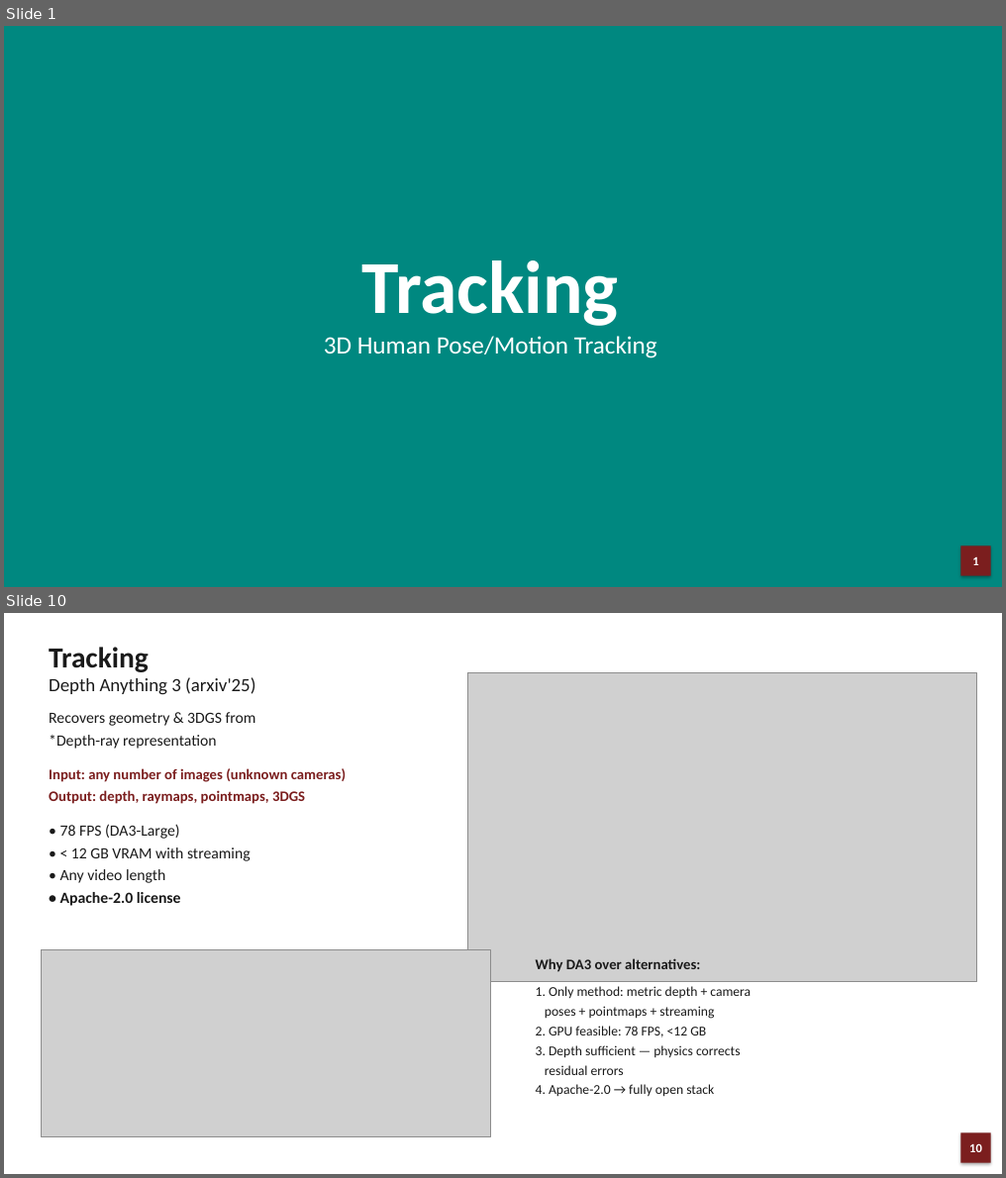
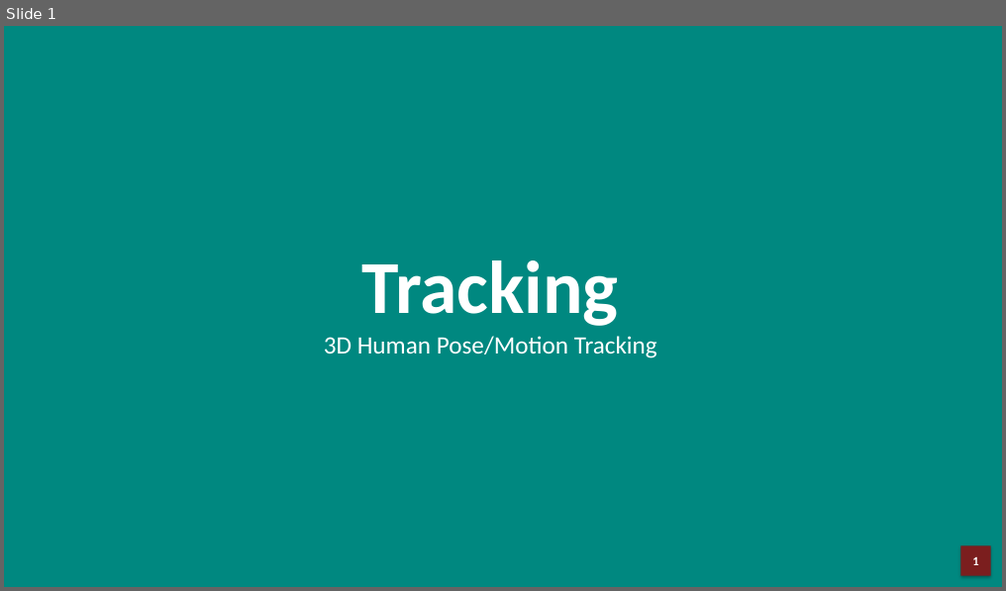
Before and after one commit to JCNTH/Pact3D, a slide deck: Pact3D_Presentation.pptx. Shown one above the other, each under a label of ours: slides 1 and 10 before the commit, slide 1 after it; the slides between them are not shown. The pictures are 1006x1178 and 1006x591 pixels, drawn with LibreOffice and Linux fonts; fonts in the diff are those of the drawing; grey boxes stand for pictures. Boxes give left, top, right and bottom in pixels: in the first picture for what was removed or moved away, otherwise in the second. Text is boxed around its words. In the diff, an @@ line names an element or a change of style, - is before the commit and + after.

```diff
--- a/Pact3D_Presentation.pptx
+++ b/Pact3D_Presentation.pptx
@@ slide 10 removed at (4,613,1002,1174), background #FFFFFF @@
@@ text removed at (49,647,149,672) @@
-Tracking
@@ text removed at (49,677,255,695) @@
-Depth Anything 3 (arxiv'25)
@@ picture removed at (468,672,977,982) @@
@@ text removed at (49,712,346,906) @@
-Recovers geometry & 3DGS from
-*Depth-ray representation
-Input: any number of images (unknown cameras)
-Output: depth, raymaps, pointmaps, 3DGS
-• 78 FPS (DA3-Large)
-• < 12 GB VRAM with streaming
-• Any video length
-• Apache-2.0 license
@@ picture removed at (42,950,491,1137) @@
@@ text removed at (536,959,750,1097) @@
-Why DA3 over alternatives:
-1. Only method: metric depth + camera
-poses + pointmaps + streaming
-2. GPU feasible: 78 FPS, <12 GB
-3. Depth sufficient — physics corrects
-residual errors
-4. Apache-2.0 → fully open stack
@@ rectangle removed at (960,1134,991,1163) @@
-10
```
Also in this commit, not shown: 3 slides changed, 6 slides added, 12 other slides removed, 1 other file.
